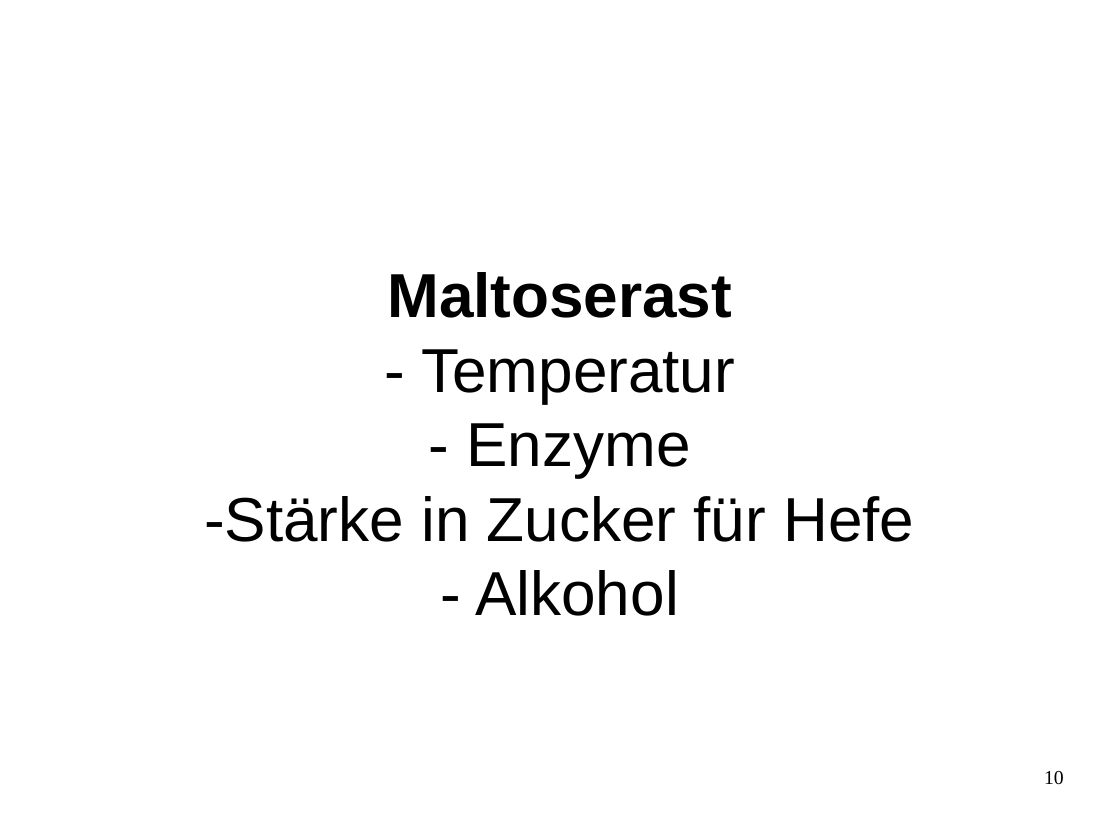
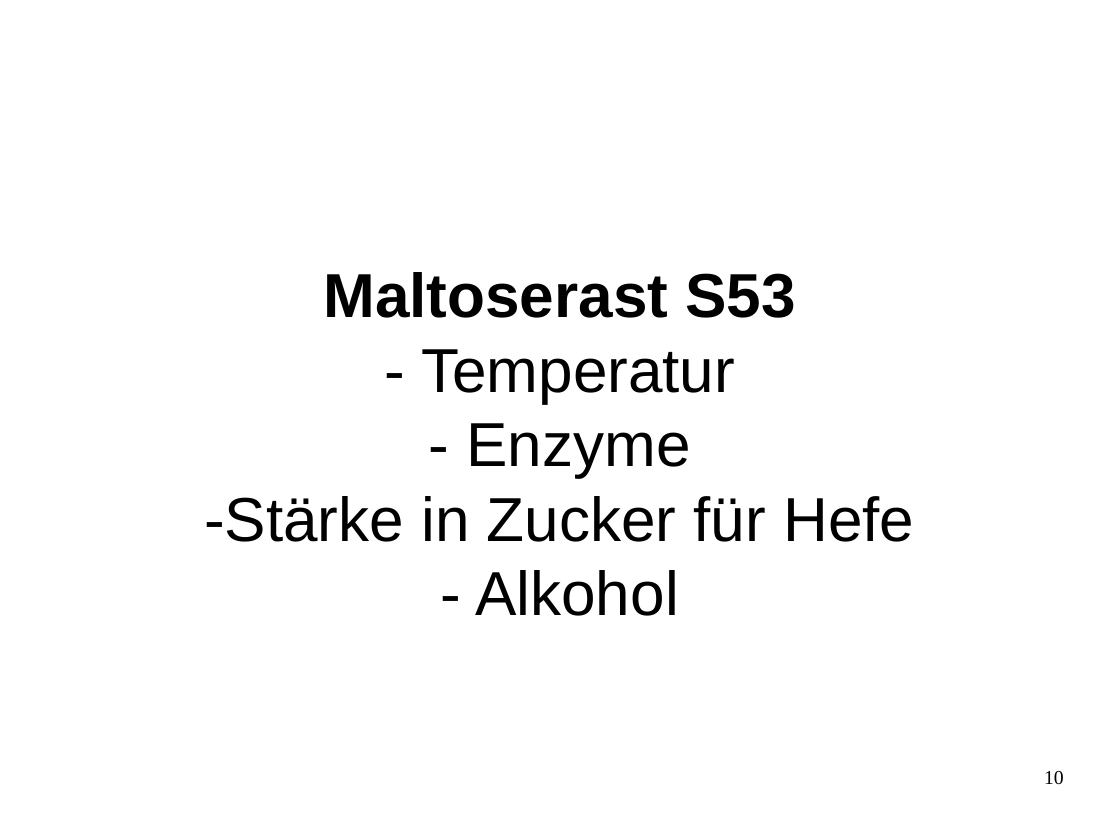
Before and after one commit to sky4walk/documents, a slide deck: slide 10 of Zwieselbrau-Brauseminar-Handkarten.odp. Drawn at 1120x840 pixels with LibreOffice and Linux fonts; fonts in the diff are those of the drawing. Boxes give left, top, right and bottom in pixels: in the first picture for what was removed or moved away, otherwise in the second. Text is boxed around its words. In the diff, an @@ line names an element or a change of style, - is before the commit and + after.

```diff
--- a/Zwieselbrau-Brauseminar-Handkarten.odp
+++ b/Zwieselbrau-Brauseminar-Handkarten.odp
@@ title at [204,272,914,616]: text changed @@
-Maltoserast
-- Temperatur
-- Enzyme
--Stärke in Zucker für Hefe
-- Alkohol
+Maltoserast S53
+- Temperatur
+- Enzyme
+-Stärke in Zucker für Hefe
+- Alkohol
```
Also in this commit, not shown: 10 other slides changed, 2 other files.
